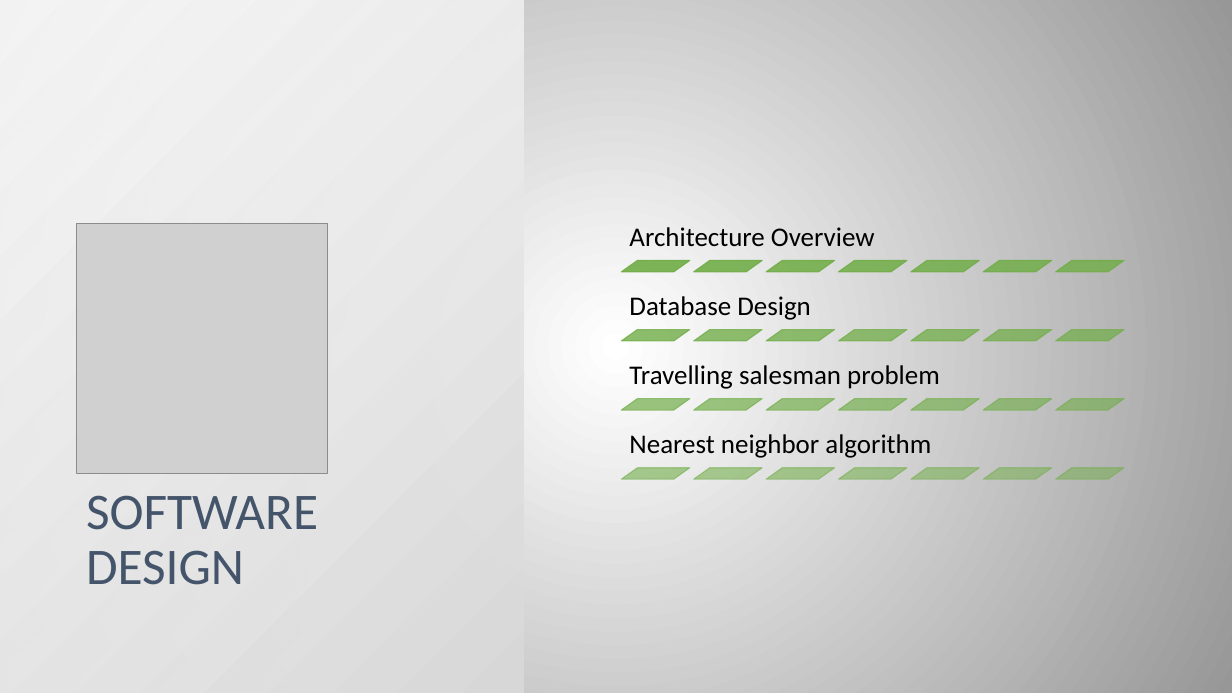
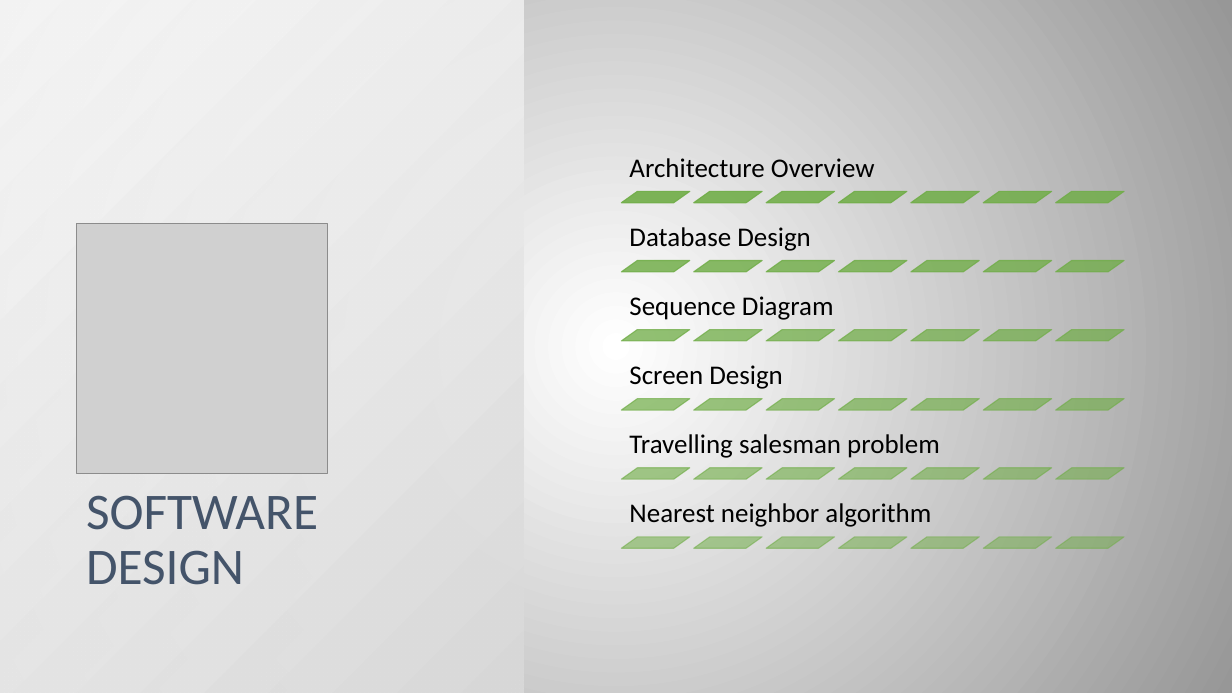
Before and after one commit to sangnvus/2015FALLIS02, a slide deck: slide 29 of WIP/Documents/DMS-SlideVer1.1.pptx. Drawn at 1232x693 pixels with LibreOffice and Linux fonts; fonts in the diff are those of the drawing; grey boxes stand for pictures. Boxes give left, top, right and bottom in pixels: in the first picture for what was removed or moved away, otherwise in the second. Text is boxed around its words. In the diff, an @@ line names an element or a change of style, - is before the commit and + after.

```diff
--- a/WIP/Documents/DMS-SlideVer1.1.pptx
+++ b/WIP/Documents/DMS-SlideVer1.1.pptx
@@ 2 texts, 2 parallelograms: place and size @@
-2 texts, 2 parallelograms at box(621, 227, 875, 320)
+2 texts, 2 parallelograms at box(621, 158, 875, 251)
@@ group added at box(621, 191, 1124, 548): 10 parallelograms, 2 texts @@
+Sequence Diagram
+Screen Design
@@ 2 texts, 2 parallelograms: place and size @@
-2 texts, 2 parallelograms at box(629, 365, 1124, 479)
+2 texts, 2 parallelograms at box(629, 434, 1124, 548)
```
Also in this commit, not shown: 2 slides added.
